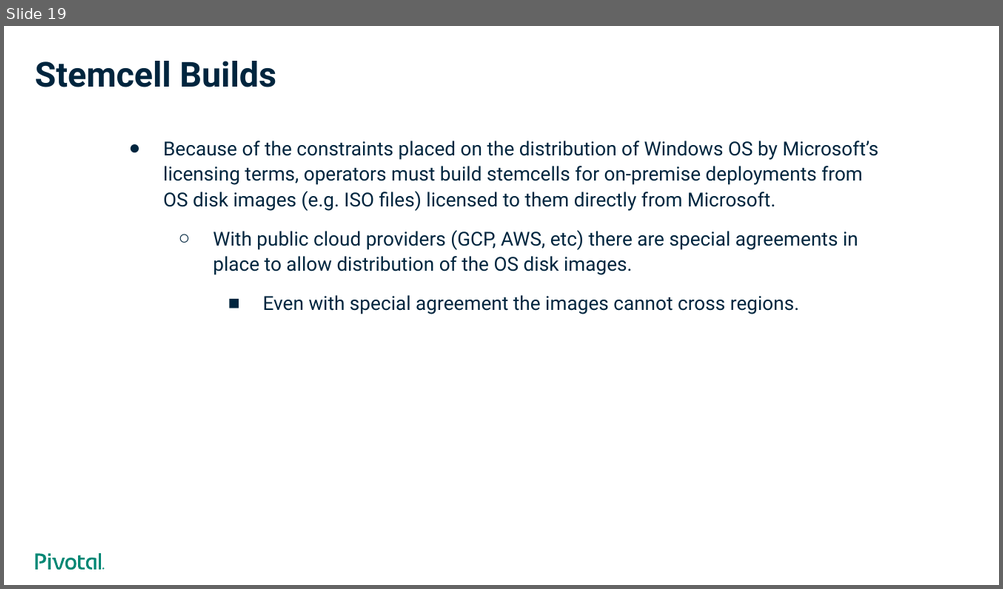
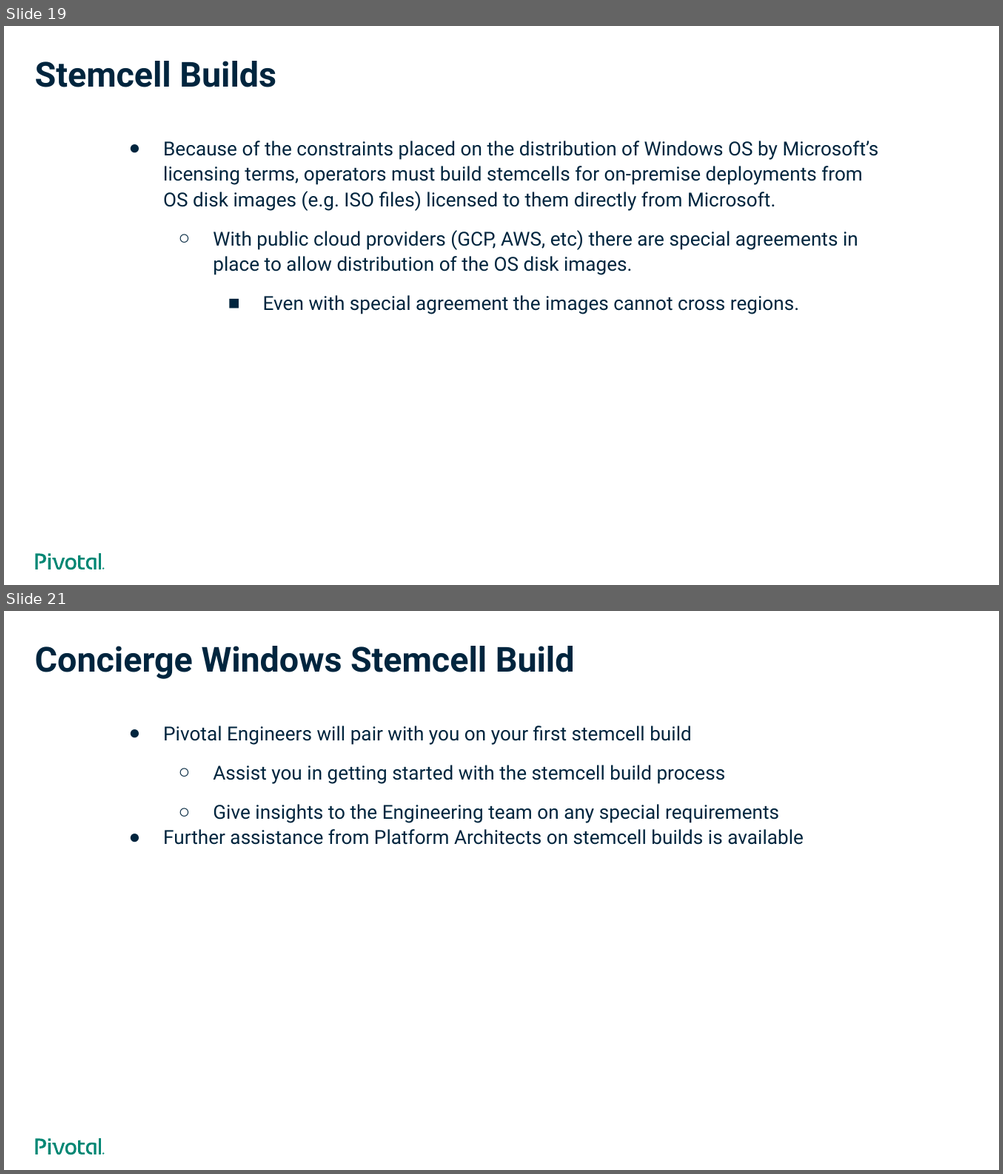
Before and after one commit to tezizzm/AAAWorkshop, a slide deck: Windows Stemcell.pptx. Shown one above the other, each under a label of ours: slide 19 before the commit, slides 19 and 21 after it; the slides between them are not shown. The pictures are 1003x589 and 1003x1174 pixels, drawn with LibreOffice and Linux fonts; fonts in the diff are those of the drawing. Boxes give left, top, right and bottom in pixels: in the first picture for what was removed or moved away, otherwise in the second. Text is boxed around its words. In the diff, an @@ line names an element or a change of style, - is before the commit and + after.

```diff
--- a/Windows Stemcell.pptx
+++ b/Windows Stemcell.pptx
@@ slide 21 added at (4, 611, 999, 1170), background #FFFFFF; not listed: 8 template elements that a slide beside it also shows @@
@@ title added at (35, 646, 575, 679), 25 pt, text #00253E, bold @@
+Concierge Windows Stemcell Build
@@ text added at (163, 726, 803, 845), 14 pt, text #00253E @@
+● Pivotal Engineers will pair with you on your first stemcell build
+  ○ Assist you in getting started with the stemcell build process
+  ○ Give insights to the Engineering team on any special requirements
+● Further assistance from Platform Architects on stemcell builds is available
```
Also in this commit, not shown: 5 slides changed, 1 other file.
